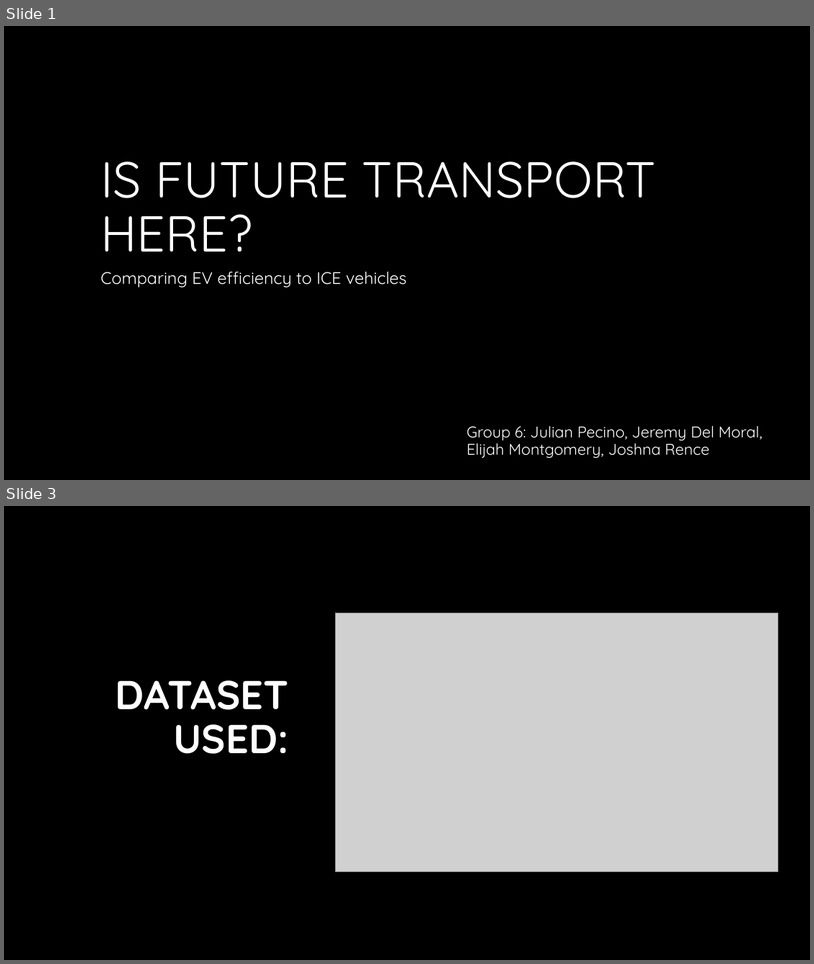
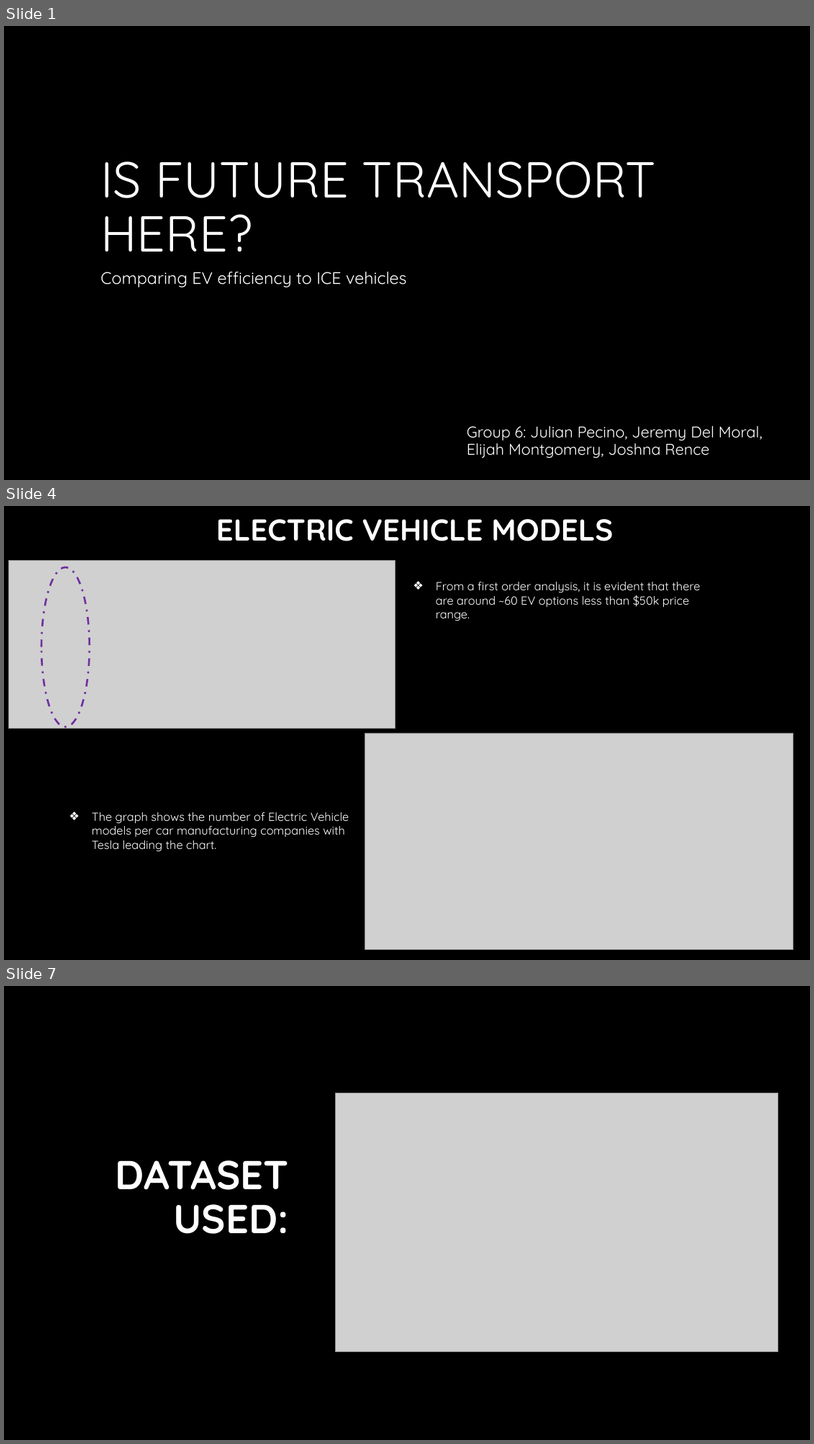
Before and after one commit to Jadium19/EVperformanceAnalysis, a slide deck: EV Slide Deck [Autosaved].pptx. Shown one above the other, each under a label of ours: slides 1 and 3 before the commit, slides 1, 4 and 7 after it; the slides between them are not shown. The pictures are 814x964 and 814x1444 pixels, drawn with LibreOffice and Linux fonts; fonts in the diff are those of the drawing; grey boxes stand for pictures; background and template pictures are left out. Boxes give left, top, right and bottom in pixels: in the first picture for what was removed or moved away, otherwise in the second. Text is boxed around its words. In the diff, an @@ line names an element or a change of style, - is before the commit and + after.

```diff
--- a/EV Slide Deck [Autosaved].pptx
+++ b/EV Slide Deck [Autosaved].pptx
@@ slide 4 added at (4,506,810,960), background #000000 @@
@@ title added at (216,519,613,541), 36 pt, text #FFFFFF, bold @@
+ELECTRIC VEHICLE MODELS
@@ picture added at (8,561,396,728) @@
@@ ellipse added at (41,567,89,727), outline #7030A0 2.25 pt dashed @@
@@ text added at (436,582,700,621), 14 pt, text #FFFFFF @@
+❖ From a first order analysis, it is evident that there are around ~60 EV options less than $50k price range.
@@ picture added at (365,733,793,950) @@
@@ text added at (92,812,349,852), 14 pt, text #FFFFFF @@
+❖ The graph shows the number of Electric Vehicle models per car manufacturing companies with Tesla leading the chart.
@@ what was slide 3 is now slide 7 @@
```
Also in this commit, not shown: 1 slide changed, 4 other slides added, 3 slides removed.
